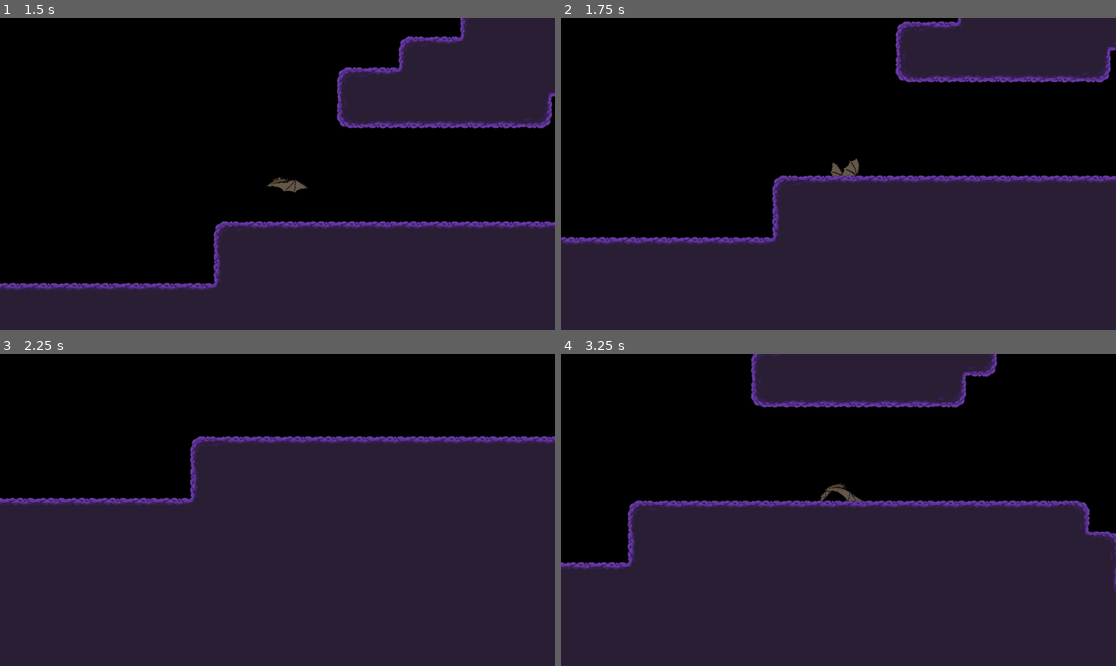
Above: before the commit, frames 1-4 (two rows, left to right).
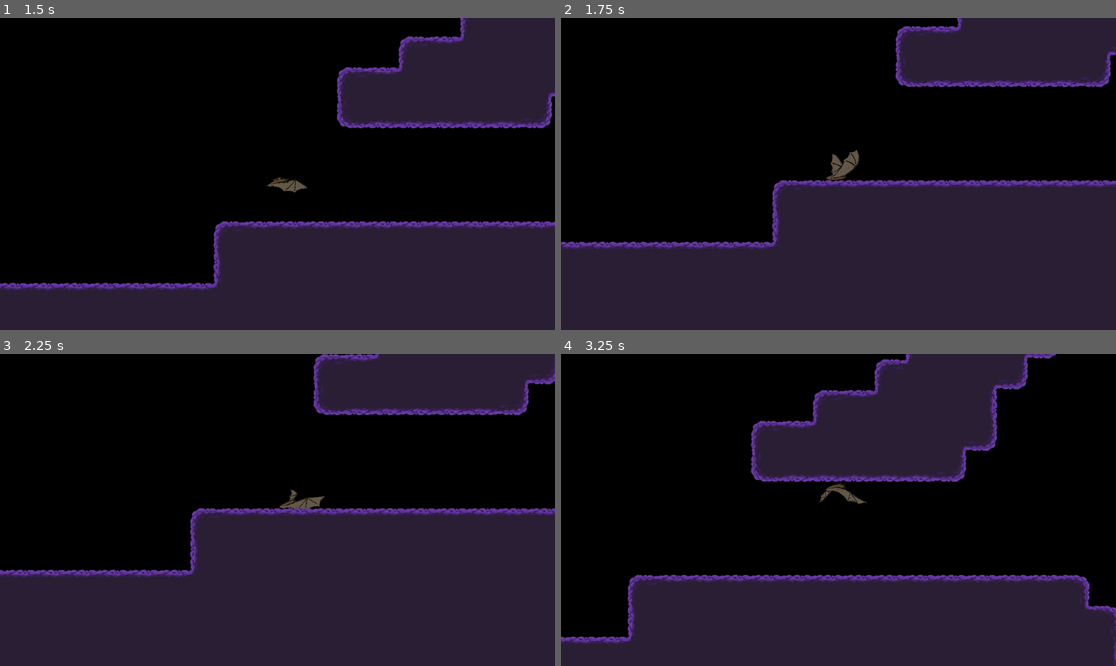
Above: after the commit, the same moments.

Repository: yumejensen/game-off-2025-repository
Game: Godot game, scene res://scenes/game.tscn
Same seed, same stepped clock (60 frames per second), same inputs: the game is played once before the commit and once after it.
Inputs:
- Up to frame 1 (1.5 s): hold D (right) 0.53-1.28 s; hold S (down) from 1.28 s (still down)
- Up to frame 2 (1.75 s): keep holding S (down)
- Up to frame 3 (2.25 s): release S (down) at 2.03 s; hold D (right) from 2.03 s (still down)
- Up to frame 4 (3.25 s): release D (right) at 2.78 s; hold W (up) from 2.78 s (still down)

Frame 1 is identical in both runs. In frame 2, 5.4% of the frame differs, in the area x 0-100%, y 0-75%; in frame 3, 33%; in frame 4, 41%, in the area x 0-100%, y 0-100%.

Commit message:
Added physics layer to cave tilemap

Diff:
--- a/scenes/game.tscn
+++ b/scenes/game.tscn
@@ -7,12 +7,17 @@
 texture = ExtResource("2_yqjtg")
 texture_region_size = Vector2i(128, 128)
 0:0/0 = 0
+0:0/0/physics_layer_0/polygon_0/points = PackedVector2Array(-15.617065, -64, 64, -53.68367, 64, 64, -55.63581, 64, -55.63581, -12.688858, -46.851204, -43.922997)
 2:0/0 = 0
+2:0/0/physics_layer_0/polygon_0/points = PackedVector2Array(-64, -64, 64, -64, 64, 64, -64, 64)
 3:0/0 = 0
+3:0/0/physics_layer_0/polygon_0/points = PackedVector2Array(-64, -64, 64, -64, 64, 64, -64, 64)
 1:0/0 = 0
+1:0/0/physics_layer_0/polygon_0/points = PackedVector2Array(-64, -55.635803, 64, -55.635803, 64, 64, -64, 64)
 
 [sub_resource type="TileSet" id="TileSet_lbhrr"]
 tile_size = Vector2i(128, 128)
+physics_layer_0/collision_layer = 1
 sources/7 = SubResource("TileSetAtlasSource_lnu2h")
 
 [node name="Game" type="Node2D"]
